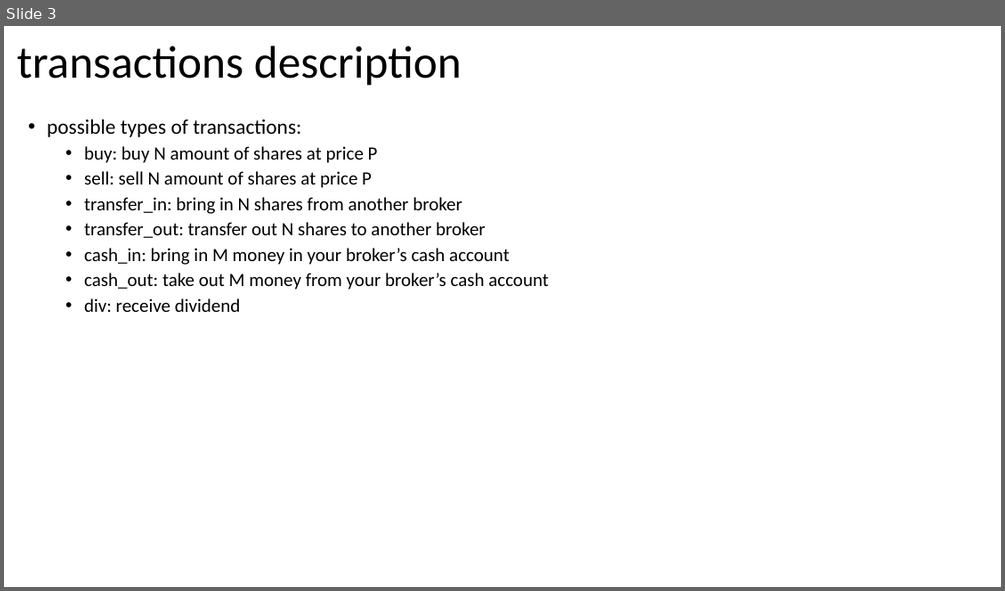
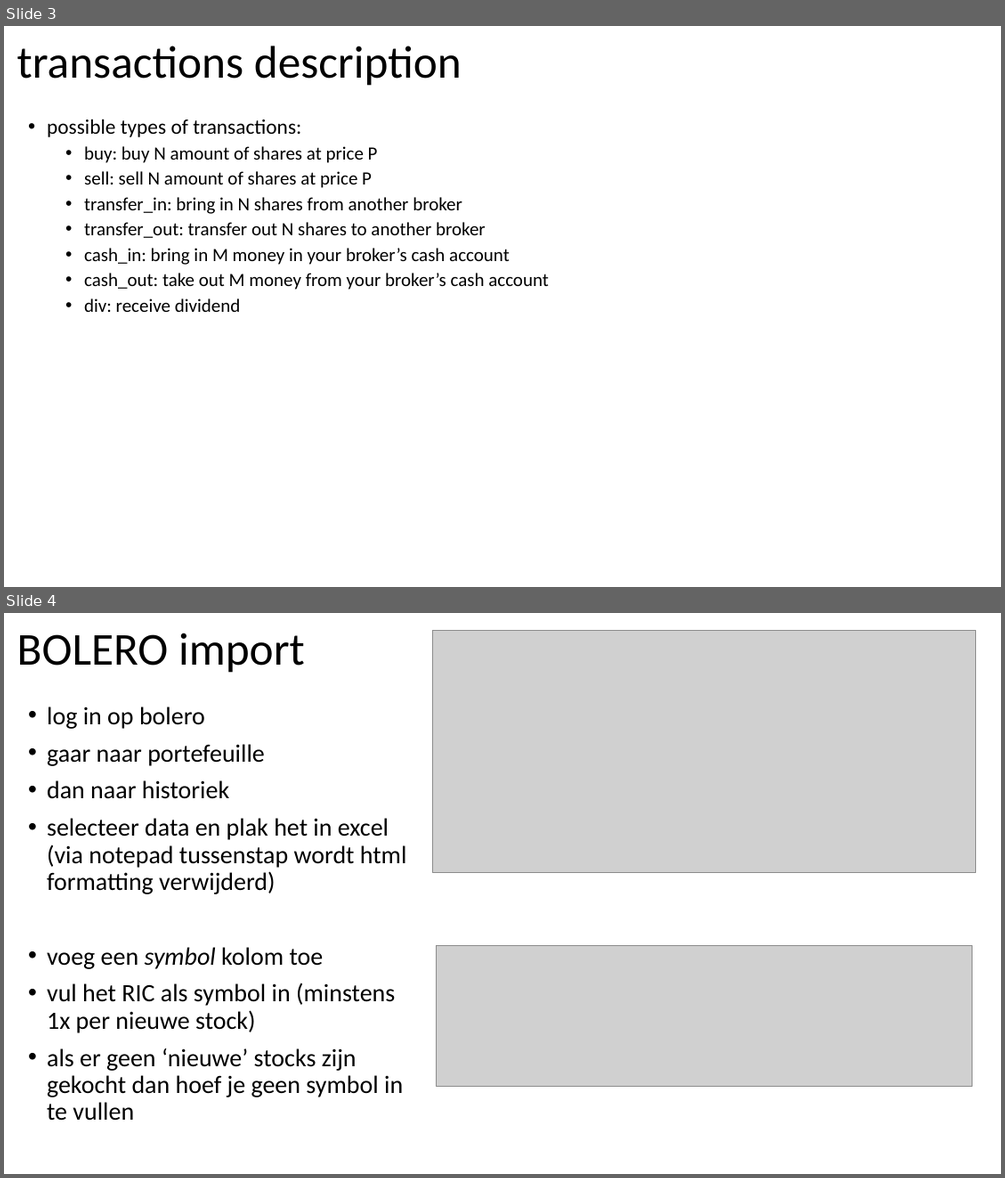
Before and after one commit to jorritvm/stocks_dashboard, a slide deck: doc/stock_dashboard_documentation.pptx. Shown one above the other, each under a label of ours: slide 3 before the commit, slides 3 and 4 after it. The pictures are 1005x591 and 1005x1178 pixels, drawn with LibreOffice and Linux fonts; fonts in the diff are those of the drawing; grey boxes stand for pictures. Boxes give left, top, right and bottom in pixels: in the first picture for what was removed or moved away, otherwise in the second. Text is boxed around its words. In the diff, an @@ line names an element or a change of style, - is before the commit and + after.

Commit message:
refactored bolero upload

```diff
--- a/doc/stock_dashboard_documentation.pptx
+++ b/doc/stock_dashboard_documentation.pptx
@@ slide 4 added at <box>4,613,1001,1174</box>, background #FFFFFF @@
@@ title added at <box>17,633,305,673</box>, 44 pt, text #000000 @@
+BOLERO import
@@ picture added at <box>432,630,976,872</box> @@
@@ text added at <box>47,706,407,1120</box>, 24 pt, text #000000 @@
+• log in op bolero
+• gaar naar portefeuille
+• dan naar historiek
+• selecteer data en plak het in excel (via notepad tussenstap wordt html formatting verwijderd)
+• voeg een symbol kolom toe
+• vul het RIC als symbol in (minstens 1x per nieuwe stock)
+• als er geen ‘nieuwe’ stocks zijn gekocht dan hoef je geen symbol in te vullen
@@ picture added at <box>437,945,972,1086</box> @@
```
Also in this commit, not shown: 9 other files.
